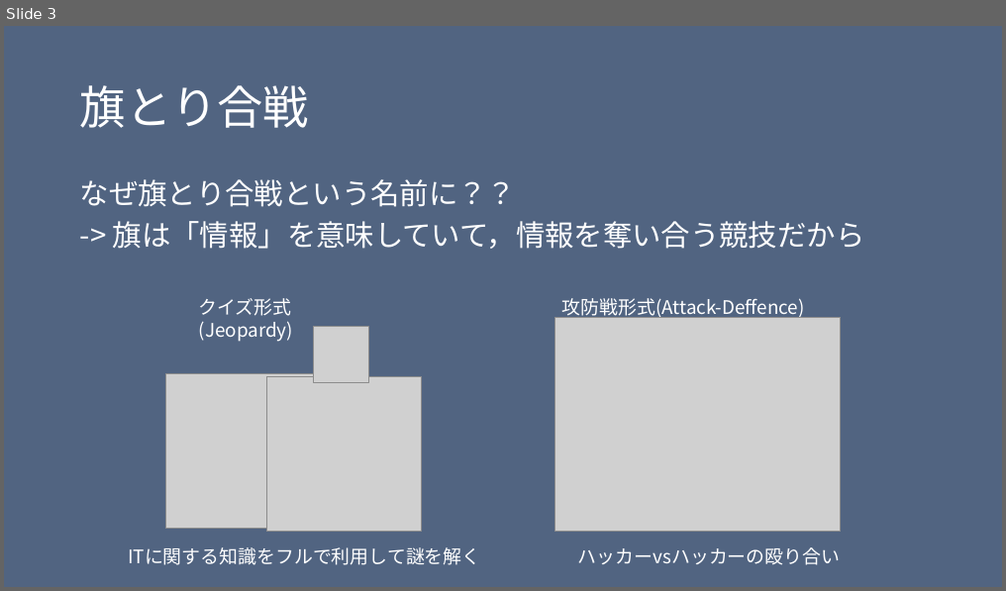
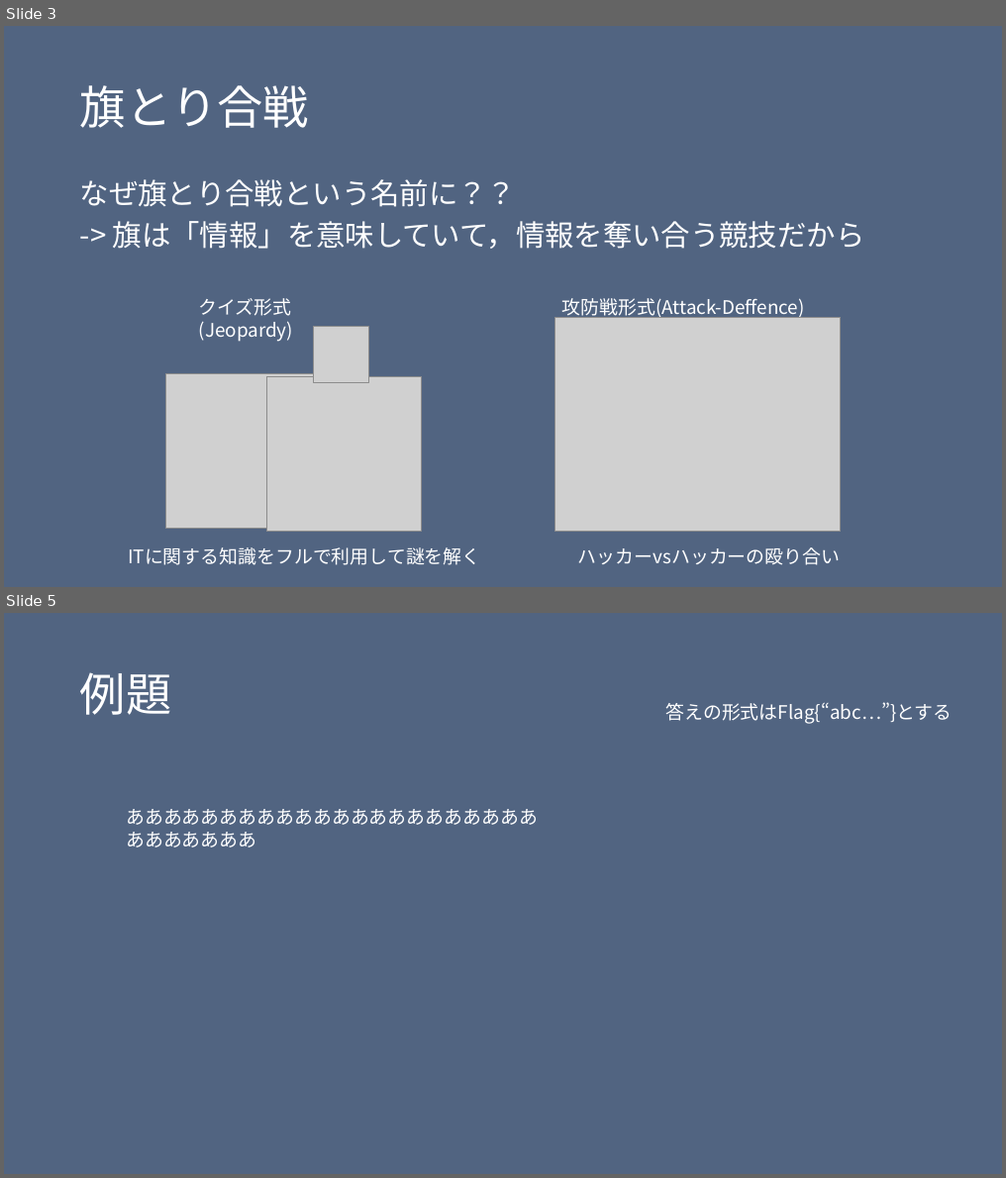
Before and after one commit to H0ndh11/CTF, a slide deck: ゼミ発表資料/ctf発表スライド.pptx. Shown one above the other, each under a label of ours: slide 3 before the commit, slides 3 and 5 after it; the slides between them are not shown. The pictures are 1006x591 and 1006x1178 pixels, drawn with LibreOffice and Linux fonts; fonts in the diff are those of the drawing; grey boxes stand for pictures. Boxes give left, top, right and bottom in pixels: in the first picture for what was removed or moved away, otherwise in the second. Text is boxed around its words. In the diff, an @@ line names an element or a change of style, - is before the commit and + after.

Commit message:
例題前まで

```diff
--- a/ゼミ発表資料/ctf発表スライド.pptx
+++ b/ゼミ発表資料/ctf発表スライド.pptx
@@ slide 5 added at box(4, 613, 1002, 1174), background #526582 @@
@@ title added at box(80, 672, 171, 715), 44 pt, text #FFFFFF @@
+例題
@@ text added at box(665, 702, 951, 724), 18 pt, text #FFFFFF @@
+答えの形式はFlag{“abc…”}とする
@@ text added at box(126, 809, 538, 848), 18 pt, text #FFFFFF @@
+あああああああああああああああああああああああああああああ
```
Also in this commit, not shown: 1 slide changed.
